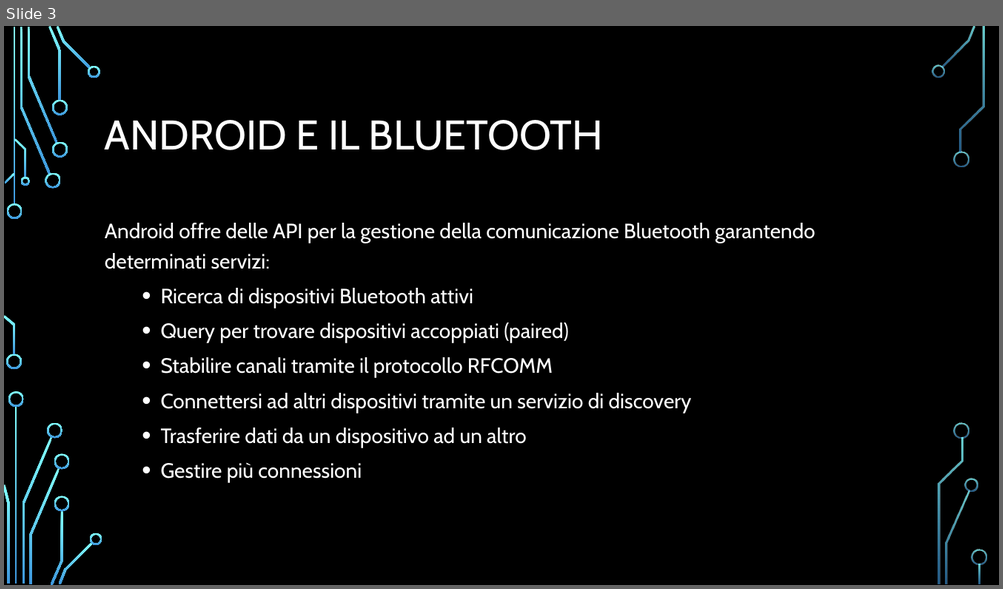
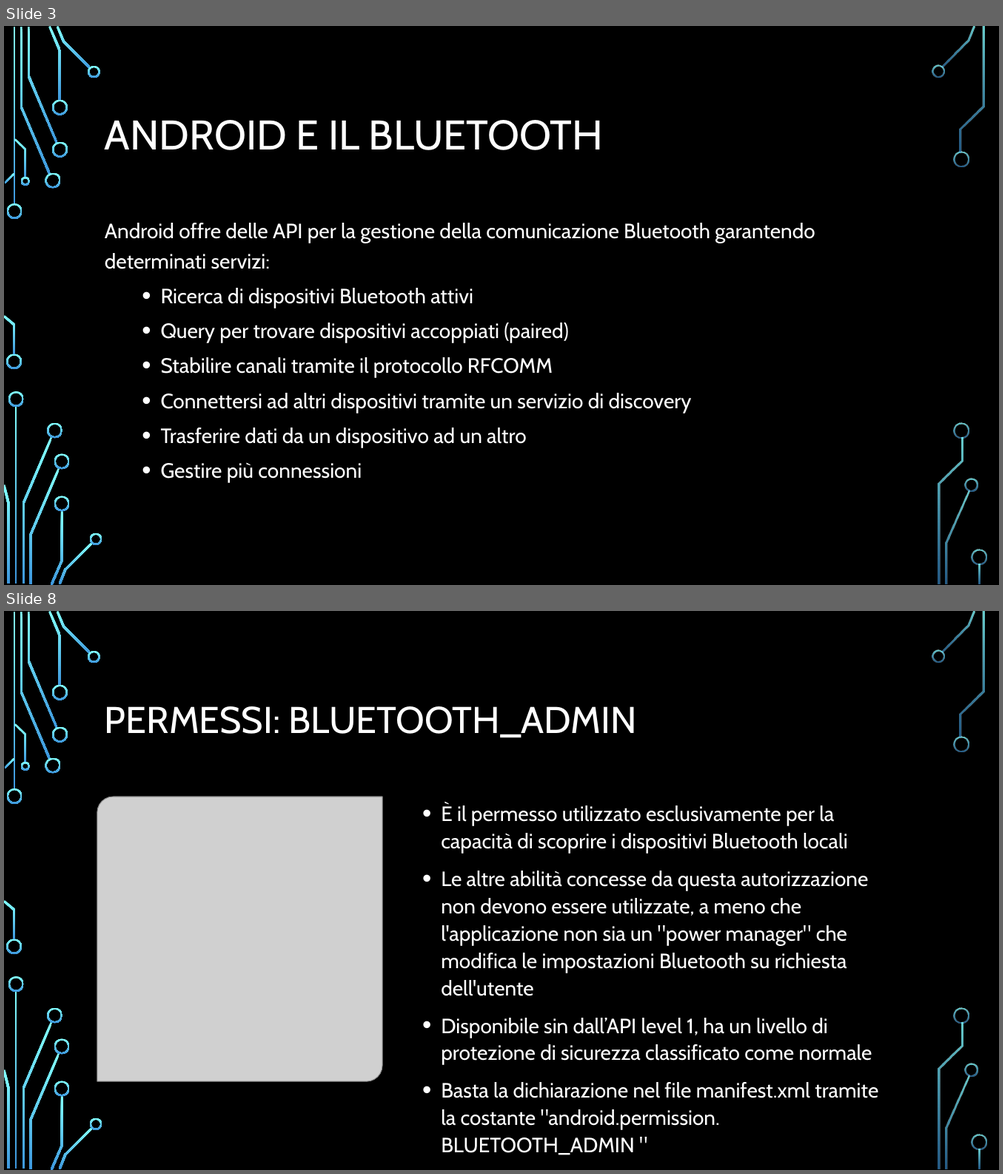
Before and after one commit to FNX-hub/ProgettoMP, a slide deck: Bluetooth.pptx. Shown one above the other, each under a label of ours: slide 3 before the commit, slides 3 and 8 after it; the slides between them are not shown. The pictures are 1003x589 and 1003x1174 pixels, drawn with LibreOffice and Linux fonts; fonts in the diff are those of the drawing; grey boxes stand for pictures; background and template pictures are left out. Boxes give left, top, right and bottom in pixels: in the first picture for what was removed or moved away, otherwise in the second. Text is boxed around its words. In the diff, an @@ line names an element or a change of style, - is before the commit and + after.

```diff
--- a/Bluetooth.pptx
+++ b/Bluetooth.pptx
@@ slide 8 added at box(4, 611, 999, 1170), background picture (left out); not listed: 36 template elements that a slide beside it also shows @@
@@ title added at box(105, 706, 637, 738), 36 pt, text #FFFFFF @@
+PERMESSI: BLUETOOTH_ADMIN
@@ picture added at box(97, 797, 382, 1082) @@
@@ text added at box(441, 803, 878, 1156), 20 pt, text #FFFFFF @@
+• È il permesso utilizzato esclusivamente per la capacità di scoprire i dispositivi Bluetooth locali
+• Le altre abilità concesse da questa autorizzazione non devono essere utilizzate, a meno che l'applicazione non sia un "power manager" che modifica le impostazioni Bluetooth su richiesta dell'utente
+• Disponibile sin dall’API level 1, ha un livello di protezione di sicurezza classificato come normale
+• Basta la dichiarazione nel file manifest.xml tramite la costante "android.permission. BLUETOOTH_ADMIN "
```
Also in this commit, not shown: 2 slides changed, 8 other slides added.
